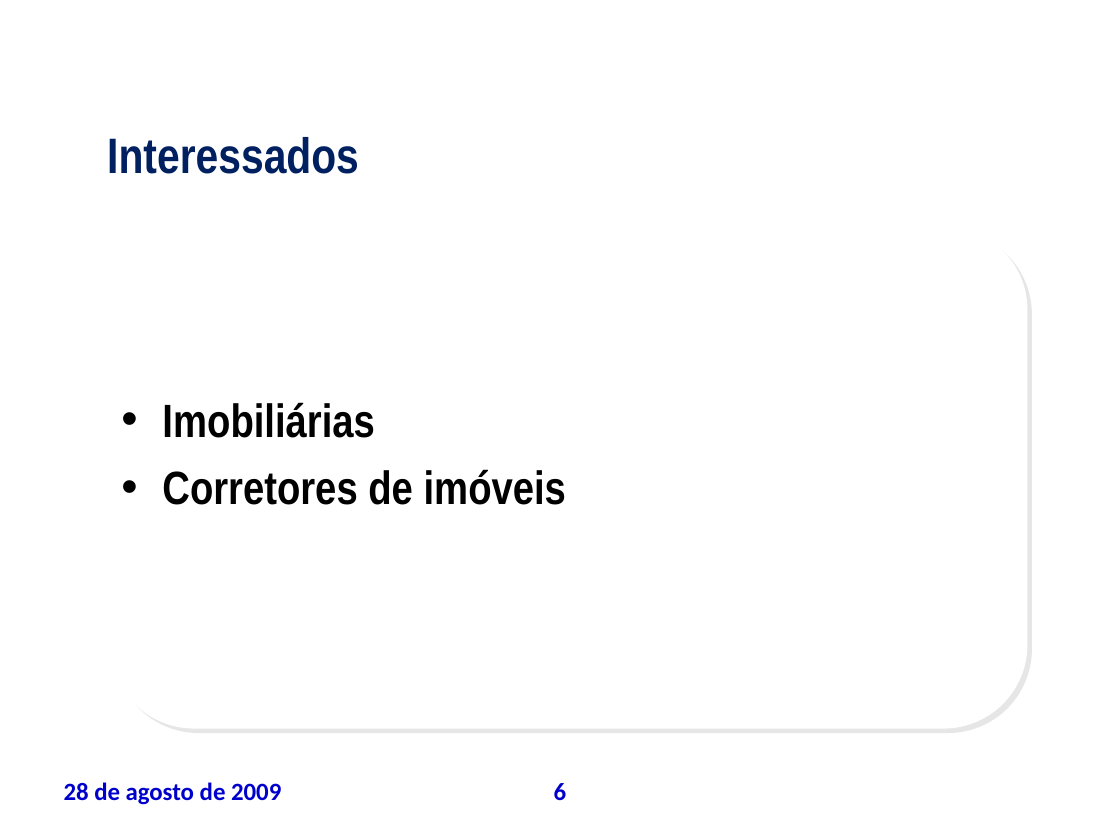
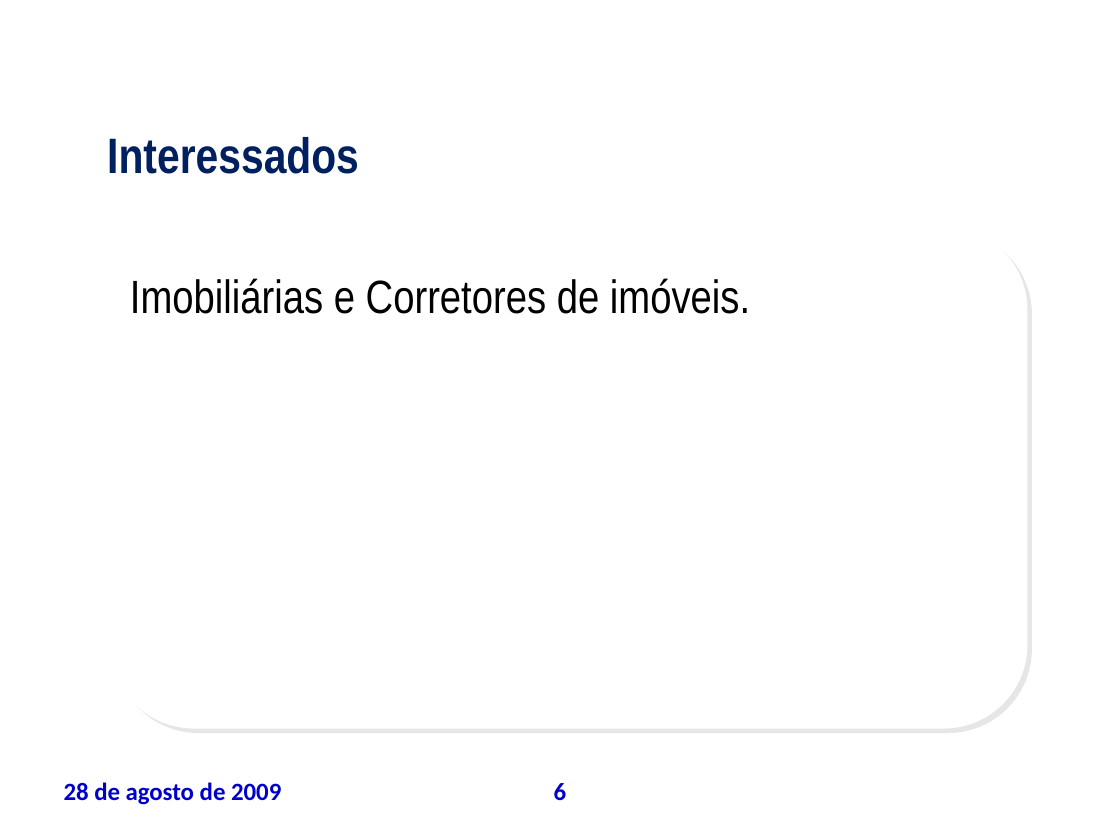
Before and after one commit to leoevaristo/psa20092, a slide deck: slide 6 of ARTEFATOS/TAP_apresentacao.ppt. Drawn at 1120x840 pixels with LibreOffice and Linux fonts; fonts in the diff are those of the drawing; background and template pictures are left out. Boxes give left, top, right and bottom in pixels: in the first picture for what was removed or moved away, otherwise in the second. Text is boxed around its words. In the diff, an @@ line names an element or a change of style, - is before the commit and + after.

```diff
--- a/ARTEFATOS/TAP_apresentacao.ppt
+++ b/ARTEFATOS/TAP_apresentacao.ppt
@@ text at (130, 278, 750, 314): text changed; bold off @@
-• Imobiliárias
-• Corretores de imóveis
+Imobiliárias e Corretores de imóveis.
```
Also in this commit, not shown: 6 other slides changed, 2 slides added, 1 slide removed.
